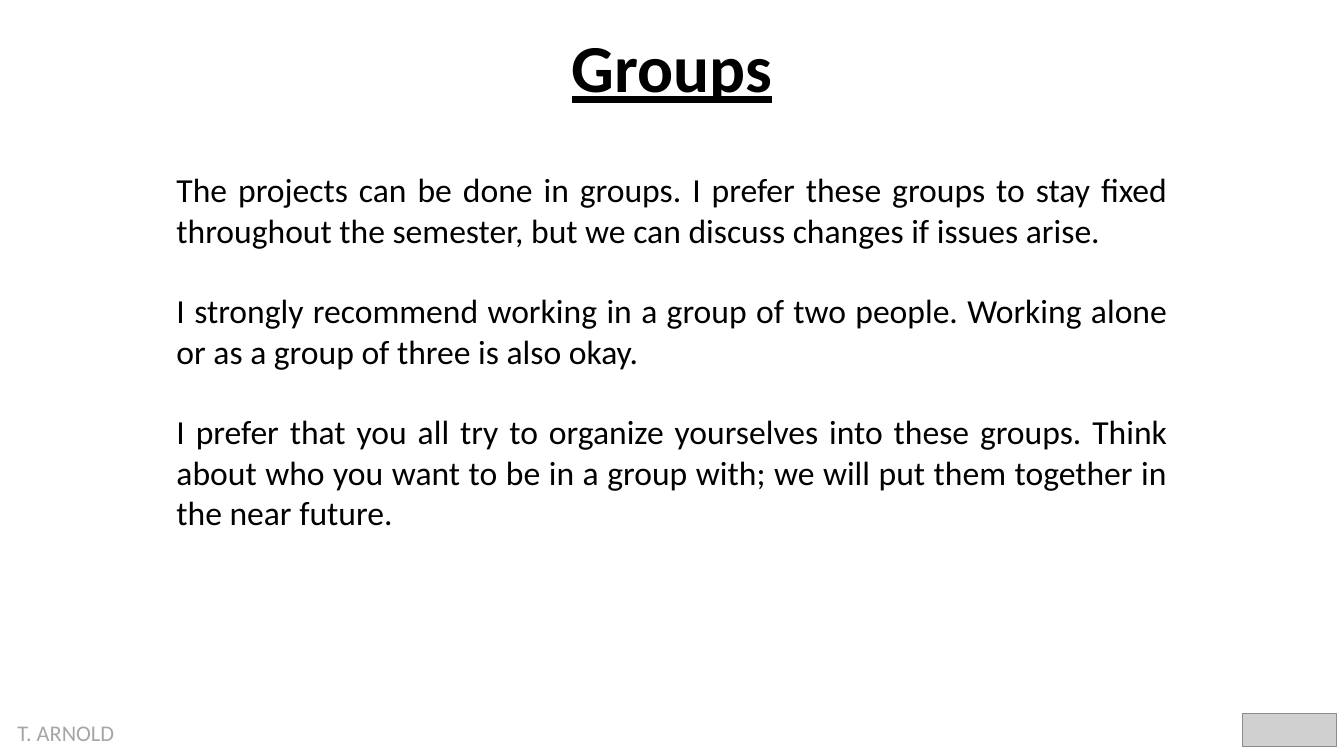
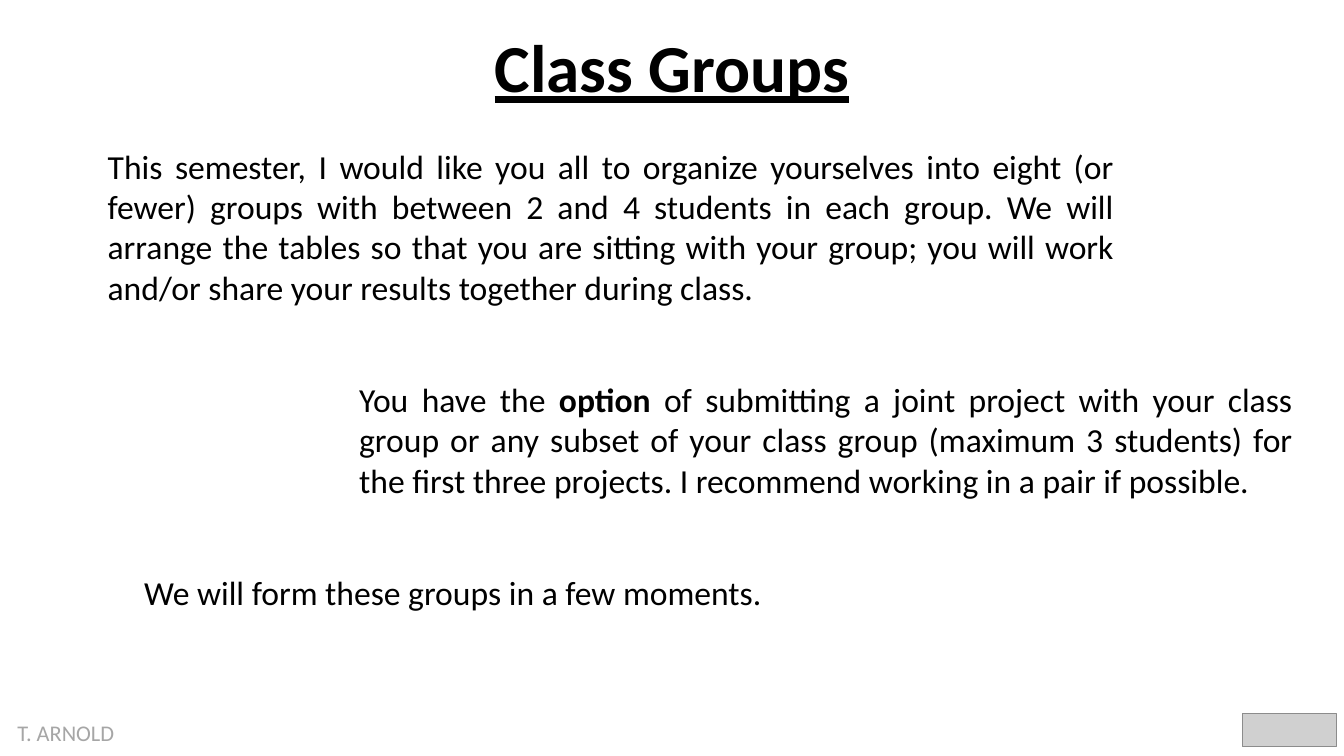
Before and after one commit to statsmaths/dsst389-s23, a slide deck: slide 9 of pslides/00_intro.pptx (slide 7 before the commit). Drawn at 1344x756 pixels with LibreOffice and Linux fonts; fonts in the diff are those of the drawing; grey boxes stand for pictures. Boxes give left, top, right and bottom in pixels: in the first picture for what was removed or moved away, otherwise in the second. Text is boxed around its words. In the diff, an @@ line names an element or a change of style, - is before the commit and + after.

```diff
--- a/pslides/00_intro.pptx
+++ b/pslides/00_intro.pptx
@@ text at [495,45,848,103]: text changed @@
-Groups
+Class Groups
@@ text added at [108,154,1114,306], 24 pt, text #000000 @@
+This semester, I would like you all to organize yourselves into eight (or fewer) groups with between 2 and 4 students in each group. We will arrange the tables so that you are sitting with your group; you will work and/or share your results together during class.
@@ text at [359,388,1292,499]: text changed @@
-The projects can be done in groups. I prefer these groups to stay fixed throughout the semester, but we can discuss changes if issues arise.
-I strongly recommend working in a group of two people. Working alone or as a group of three is also okay.
-I prefer that you all try to organize yourselves into these groups. Think about who you want to be in a group with; we will put them together in the near future.
+You have the option of submitting a joint project with your class group or any subset of your class group (maximum 3 students) for the first three projects. I recommend working in a pair if possible.
@@ text added at [144,581,761,611], 24 pt, text #000000 @@
+We will form these groups in a few moments.
```
Also in this commit, not shown: 11 other slides changed, 5 slides added, 9 slides removed, 5 other files.
